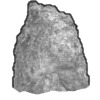
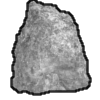
Revision of a layered w=100, h=100 image; what changed, layer by layer:
painted on "line" over box(10, 0, 92, 96)
